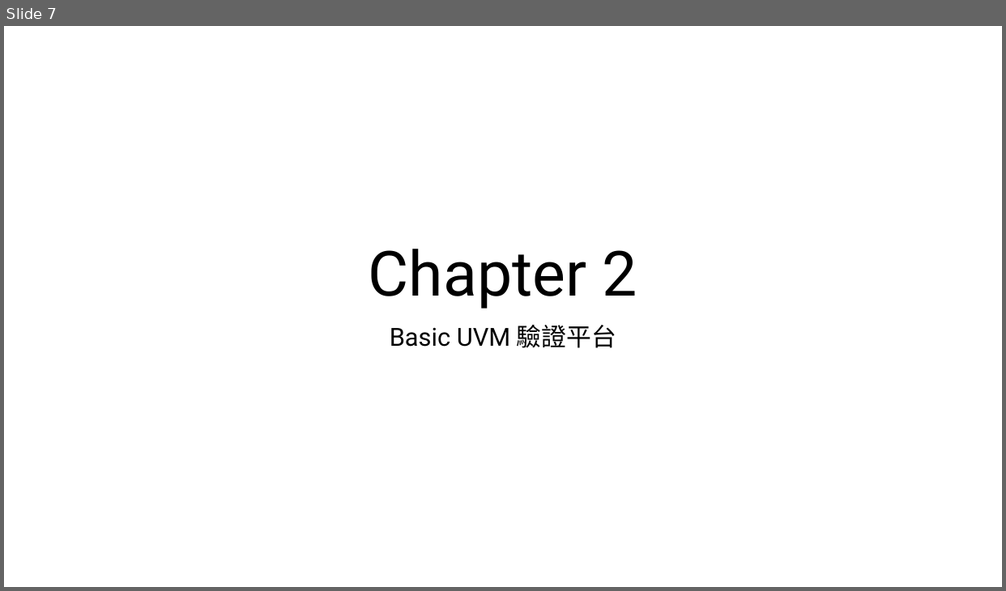
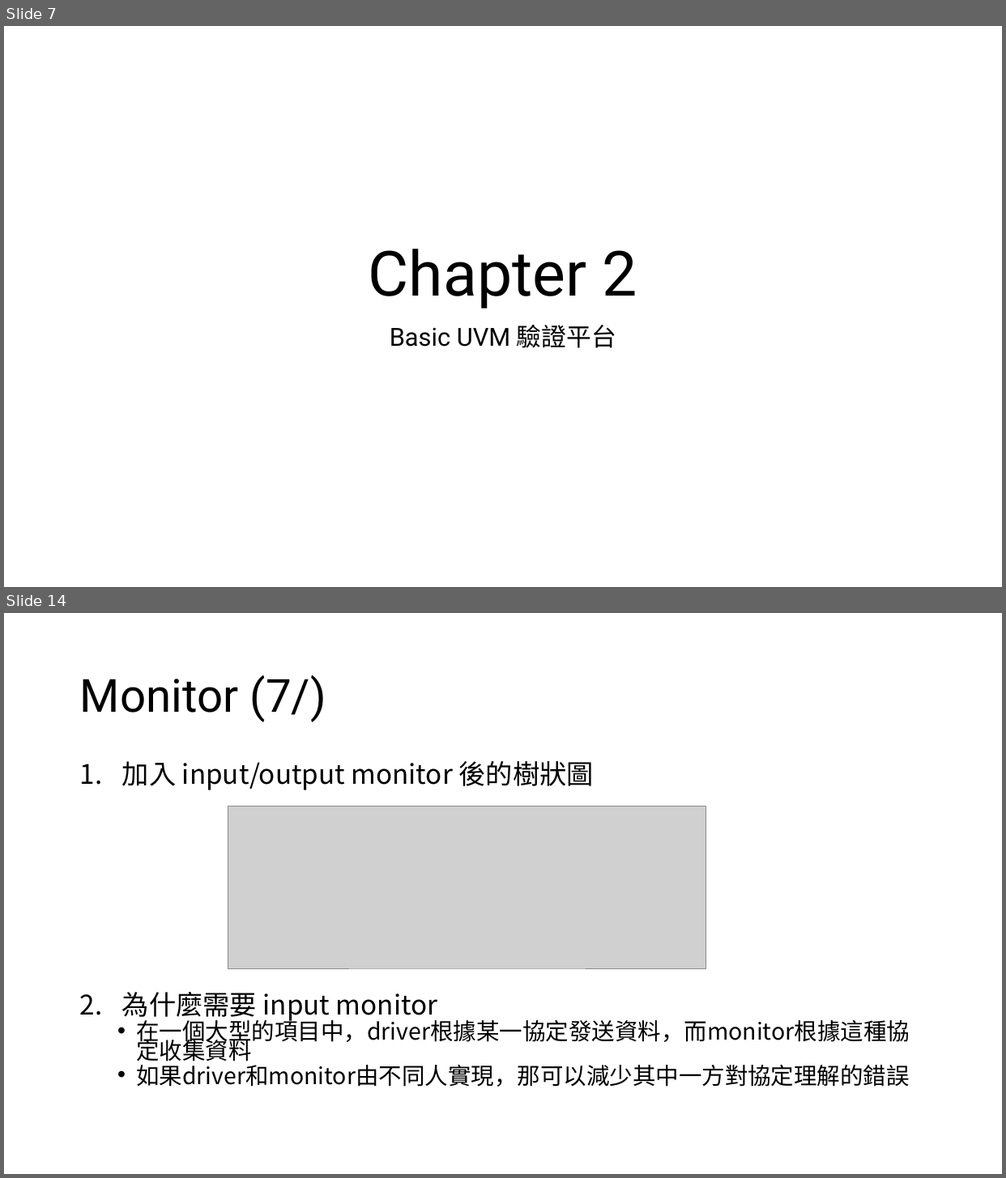
Before and after one commit to s9001055/DV_learning, a slide deck: UVM/UVM.pptx. Shown one above the other, each under a label of ours: slide 7 before the commit, slides 7 and 14 after it; the slides between them are not shown. The pictures are 1006x591 and 1006x1178 pixels, drawn with LibreOffice and Linux fonts; fonts in the diff are those of the drawing; grey boxes stand for pictures. Boxes give left, top, right and bottom in pixels: in the first picture for what was removed or moved away, otherwise in the second. Text is boxed around its words. In the diff, an @@ line names an element or a change of style, - is before the commit and + after.

Commit message:
Add: Basic UVM example code 1. add transation 2. add env 3. add monitor

```diff
--- a/UVM/UVM.pptx
+++ b/UVM/UVM.pptx
@@ slide 14 added at (4, 613, 1002, 1174), background #FFFFFF @@
@@ title added at (80, 675, 326, 722), 44 pt, text #000000 @@
+Monitor (7/)
@@ text added at (122, 761, 910, 1087), 22.2 pt, text #000000 @@
+1. 加入 input/output monitor 後的樹狀圖
+2. 為什麼需要 input monitor
+  • 在一個大型的項目中，driver根據某一協定發送資料，而monitor根據這種協定收集資料
+  • 如果driver和monitor由不同人實現，那可以減少其中一方對協定理解的錯誤
@@ picture added at (228, 806, 706, 969) @@
```
Also in this commit, not shown: 1 slide changed, 6 other slides added, 5 other files.
